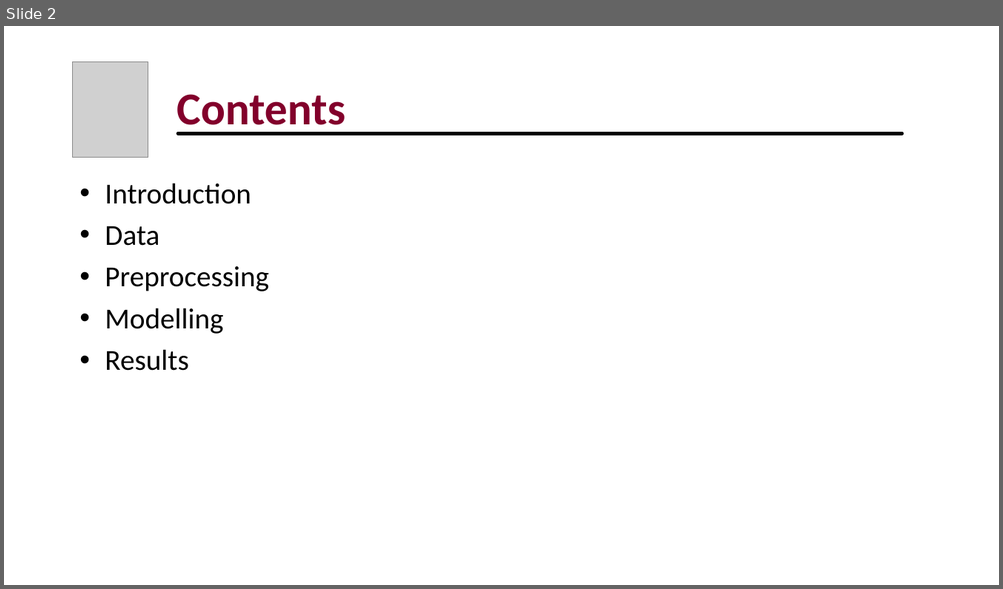
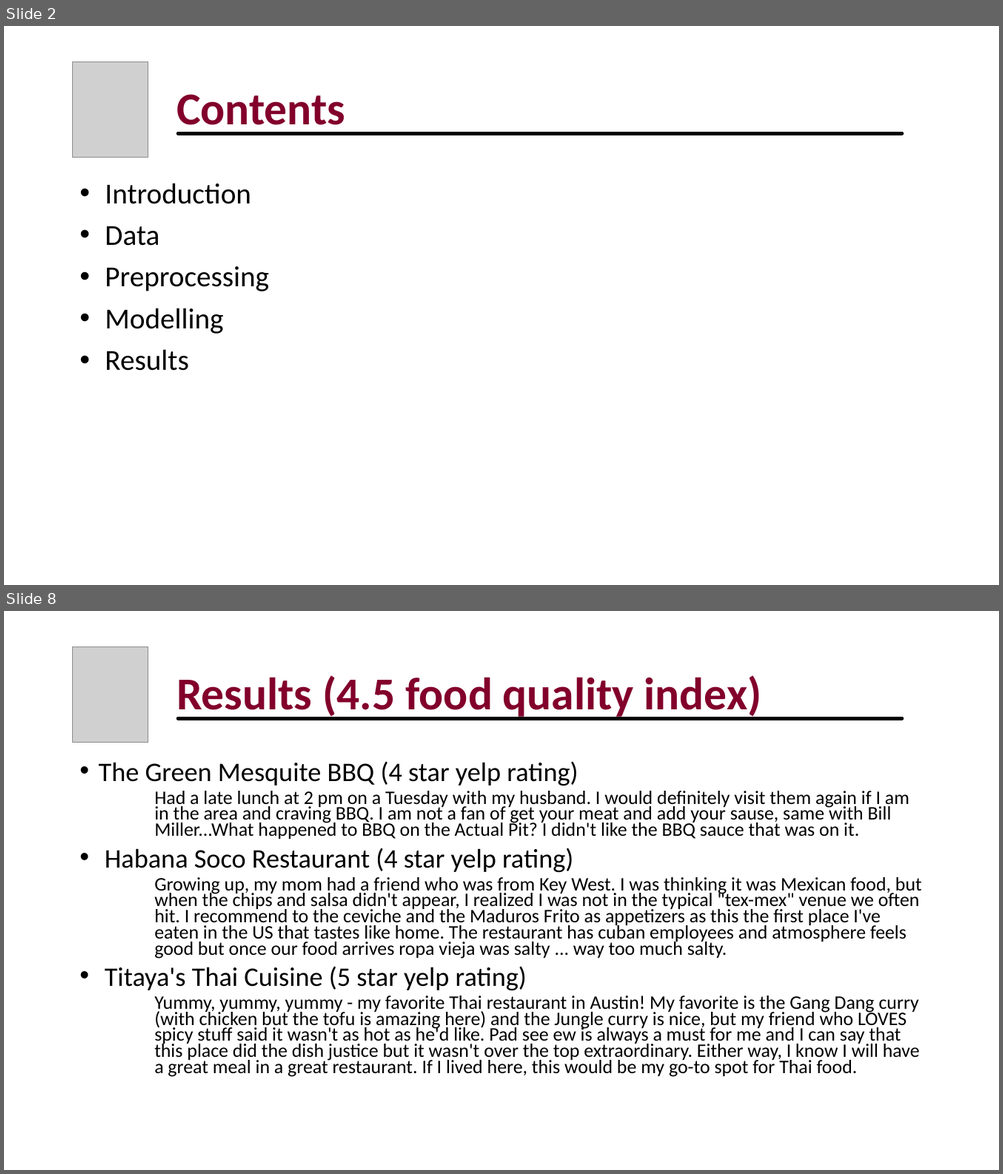
Before and after one commit to jomadata/capstone, a slide deck: Capstone_presentation.pptx. Shown one above the other, each under a label of ours: slide 2 before the commit, slides 2 and 8 after it; the slides between them are not shown. The pictures are 1003x589 and 1003x1174 pixels, drawn with LibreOffice and Linux fonts; fonts in the diff are those of the drawing; grey boxes stand for pictures. Boxes give left, top, right and bottom in pixels: in the first picture for what was removed or moved away, otherwise in the second. Text is boxed around its words. In the diff, an @@ line names an element or a change of style, - is before the commit and + after.

```diff
--- a/Capstone_presentation.pptx
+++ b/Capstone_presentation.pptx
@@ slide 8 added at (4, 611, 999, 1170), background #FFFFFF @@
@@ picture added at (73, 647, 149, 743) @@
@@ title added at (176, 675, 762, 721), 44 pt, text #82002B, bold @@
+Results (4.5 food quality index)
@@ line added from (178, 718) to (902, 718), #000000 3.5 pt @@
@@ text added at (99, 762, 922, 1077), 18.5 pt, text #000000 @@
+• The Green Mesquite BBQ (4 star yelp rating)
+    Had a late lunch at 2 pm on a Tuesday with my husband. I would definitely visit them again if I am in the area and craving BBQ. I am not a fan of get your meat and add your sause, same with Bill Miller...What happened to BBQ on the Actual Pit? I didn't like the BBQ sauce that was on it.
+• Habana Soco Restaurant (4 star yelp rating)
+    Growing up, my mom had a friend who was from Key West. I was thinking it was Mexican food, but when the chips and salsa didn't appear, I realized I was not in the typical "tex-mex" venue we often hit. I recommend to the ceviche and the Maduros Frito as appetizers as this the first place I've eaten in the US that tastes like home. The restaurant has cuban employees and atmosphere feels good but once our food arrives ropa vieja was salty ... way too much salty.
+• Titaya's Thai Cuisine (5 star yelp rating)
+    Yummy, yummy, yummy - my favorite Thai restaurant in Austin! My favorite is the Gang Dang curry (with chicken but the tofu is amazing here) and the Jungle curry is nice, but my friend who LOVES spicy stuff said it wasn't as hot as he'd like. Pad see ew is always a must for me and I can say that this place did the dish justice but it wasn't over the top extraordinary. Either way, I know I will have a great meal in a great restaurant. If I lived here, this would be my go-to spot for Thai food.
```
Also in this commit, not shown: 2 slides changed, 8 other slides added, 5 slides removed, 2 other files.
